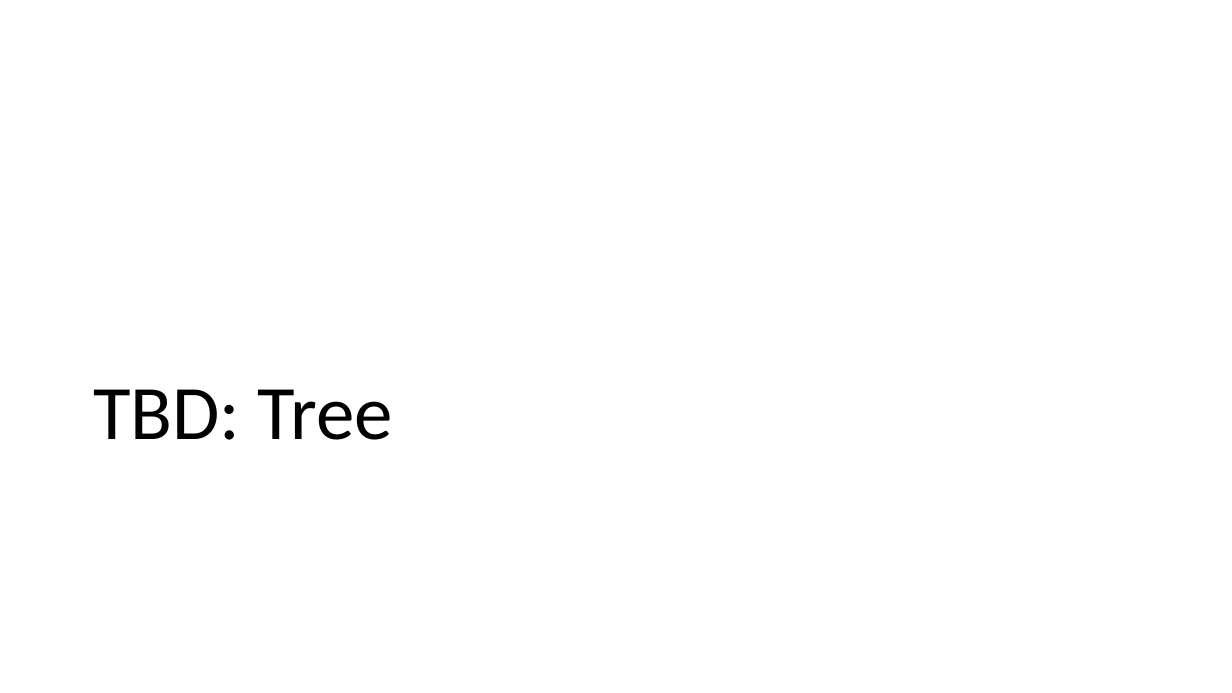
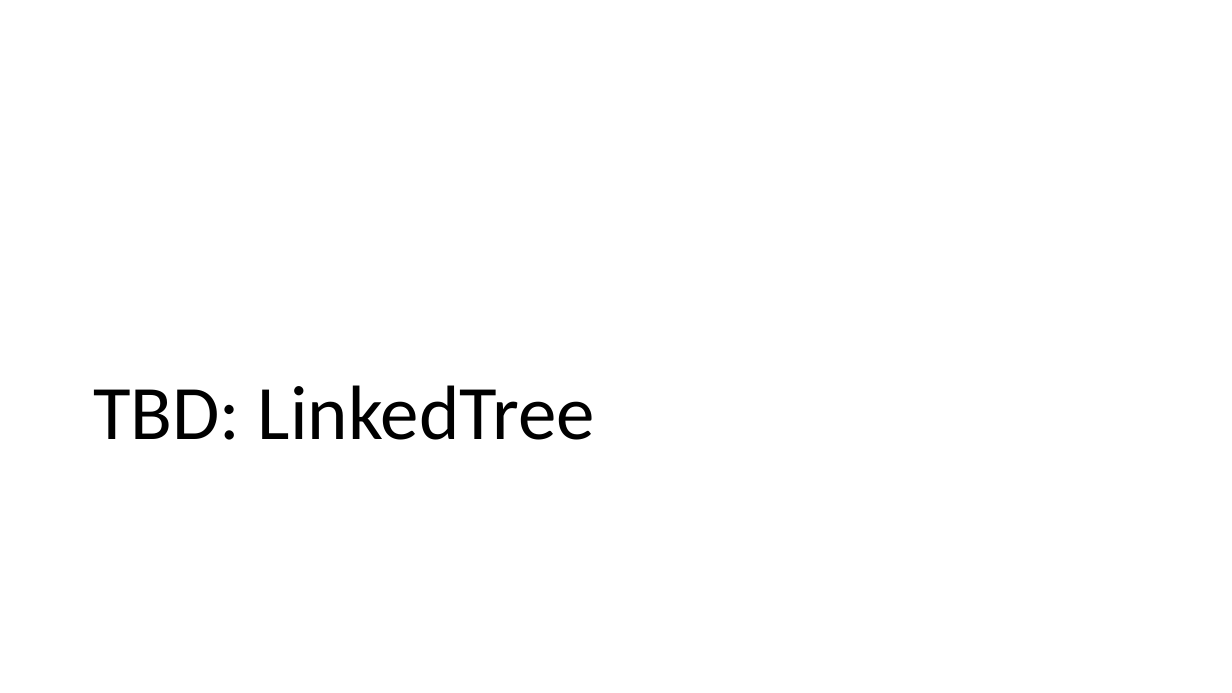
Before and after one commit to csev/cc4e, a slide deck: slide 13 of lectures/CC-05-Trees-Hash.pptx (slide 6 before the commit). Drawn at 1232x693 pixels with LibreOffice and Linux fonts; fonts in the diff are those of the drawing. Boxes give left, top, right and bottom in pixels: in the first picture for what was removed or moved away, otherwise in the second. Text is boxed around its words. In the diff, an @@ line names an element or a change of style, - is before the commit and + after.

```diff
--- a/lectures/CC-05-Trees-Hash.pptx
+++ b/lectures/CC-05-Trees-Hash.pptx
@@ title at [93, 385, 595, 440]: text changed @@
-TBD: Tree
+TBD: LinkedTree
```
Also in this commit, not shown: 1 other slide changed, 9 slides added, 3 other files.
